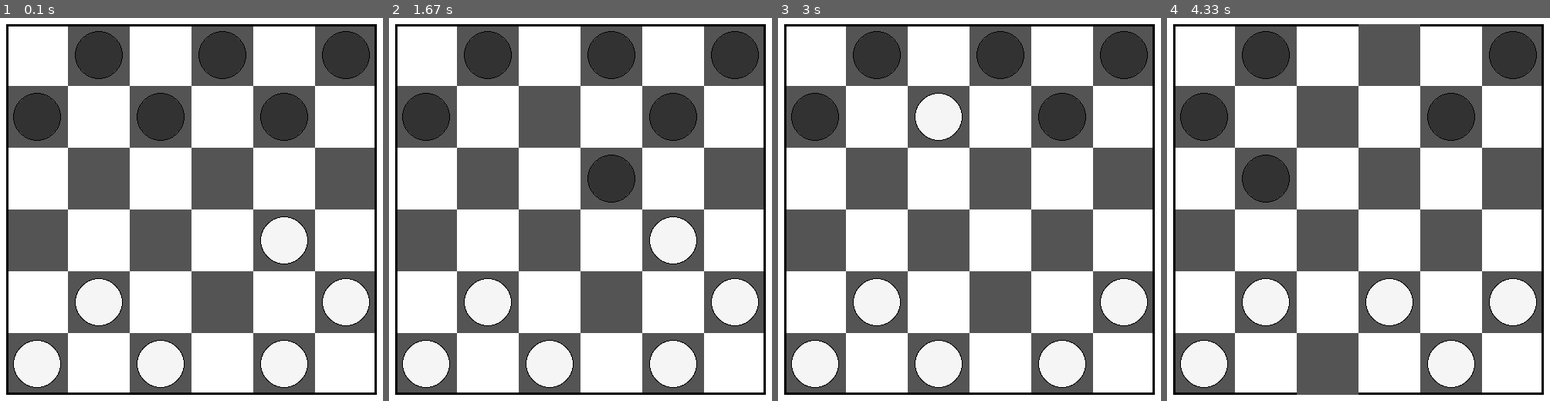
Above: before the commit, frames 1-4 (left to right).
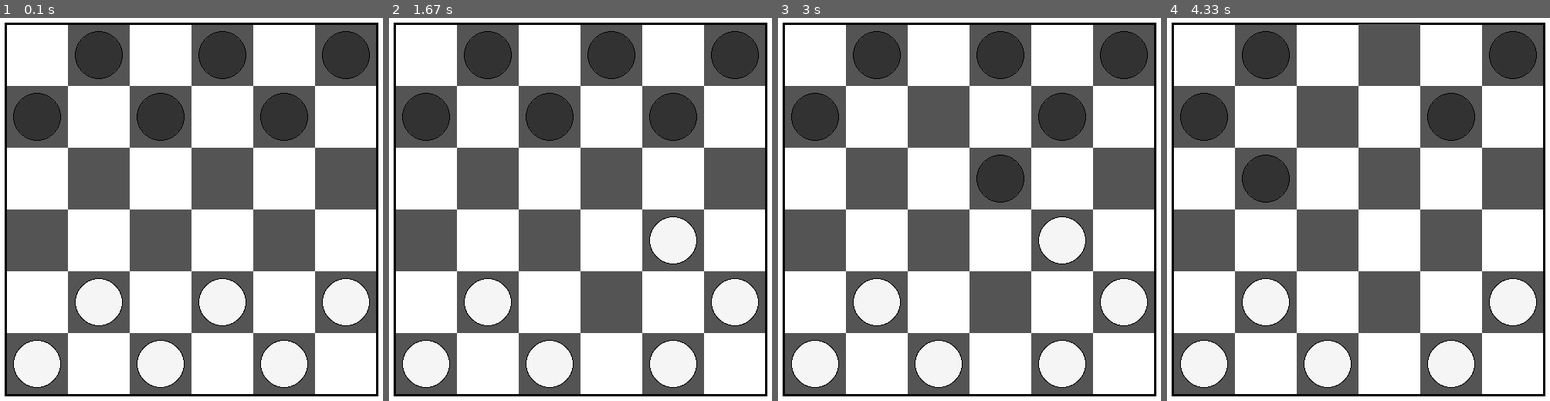
Above: after the commit, the same moments.

Repository: SujoyNath1511/csc111_final_project
Game: pygame game, started from checkers_game_eren.py
Two runs of this game, one before a commit and one after it. Both use one fixed random seed, a clock stepped at 60 frames per second and the inputs below.
Inputs:
- Up to frame 1 (0.1 s): no input
- Up to frame 2 (1.67 s): no input
- Up to frame 3 (3 s): no input
- Up to frame 4 (4.33 s): no input

The runs differ from the first frame. In frame 1, 5.5% of the frame differs, in the area x 1-99%, y 1-99%; in frame 2, 5.5%; in frame 3, 6.7%; in frame 4, 5.4%.

Commit message:
Add files via upload

Diff:
--- a/checkers_game_eren.py
+++ b/checkers_game_eren.py
@@ -326,6 +326,7 @@
     create_board(game_board, screen)
 
     while game_board.get_winner(move_count) is None:
+        time.sleep(1)
         if game_board.is_white_move:
             move, is_continued = white.make_move(game_board, previous_move, is_continued)
         else:
@@ -364,8 +365,13 @@
         #     piece.crown_piece()
         #
         pygame.display.update()
-        time.sleep(1)
+        event = pygame.event.wait()
+        # if event.type == pygame.QUIT:
+        #     pygame.display.quit()
+    time.sleep(5)
+    pygame.display.quit()
     return (game_board.get_winner(move_count), moves_so_far)
+
 
 def draw_crown(move: tuple[str, str, str], screen: pygame.Surface, color: tuple[int, int, int]) -> None:
 
@@ -381,6 +387,7 @@
               (left + 10, top + 50), (left + 10, top + 30), (left + 30, top + 30)]
     pygame.draw.polygon(screen, color, points)
 
+
 def initialize_screen(screen_size: tuple[int, int], allowed: list) -> pygame.Surface:
     """Initialize pygame and the display window.
 
@@ -411,7 +418,7 @@
             pygame.draw.rect(screen, num_to_color(x, y), rect, width=0)
 
     # draws the borders
-    rect = pygame.Rect((OFFSET, OFFSET), (RECT_SIZE * DIMENSION, RECT_SIZE * DIMENSION))
+    rect = pygame.Rect((OFFSET-2, OFFSET-2), (RECT_SIZE * DIMENSION+4, RECT_SIZE * DIMENSION+4))
     pygame.draw.rect(screen, (0, 0, 0), rect, width=3)
 
     # draws the pieces:
